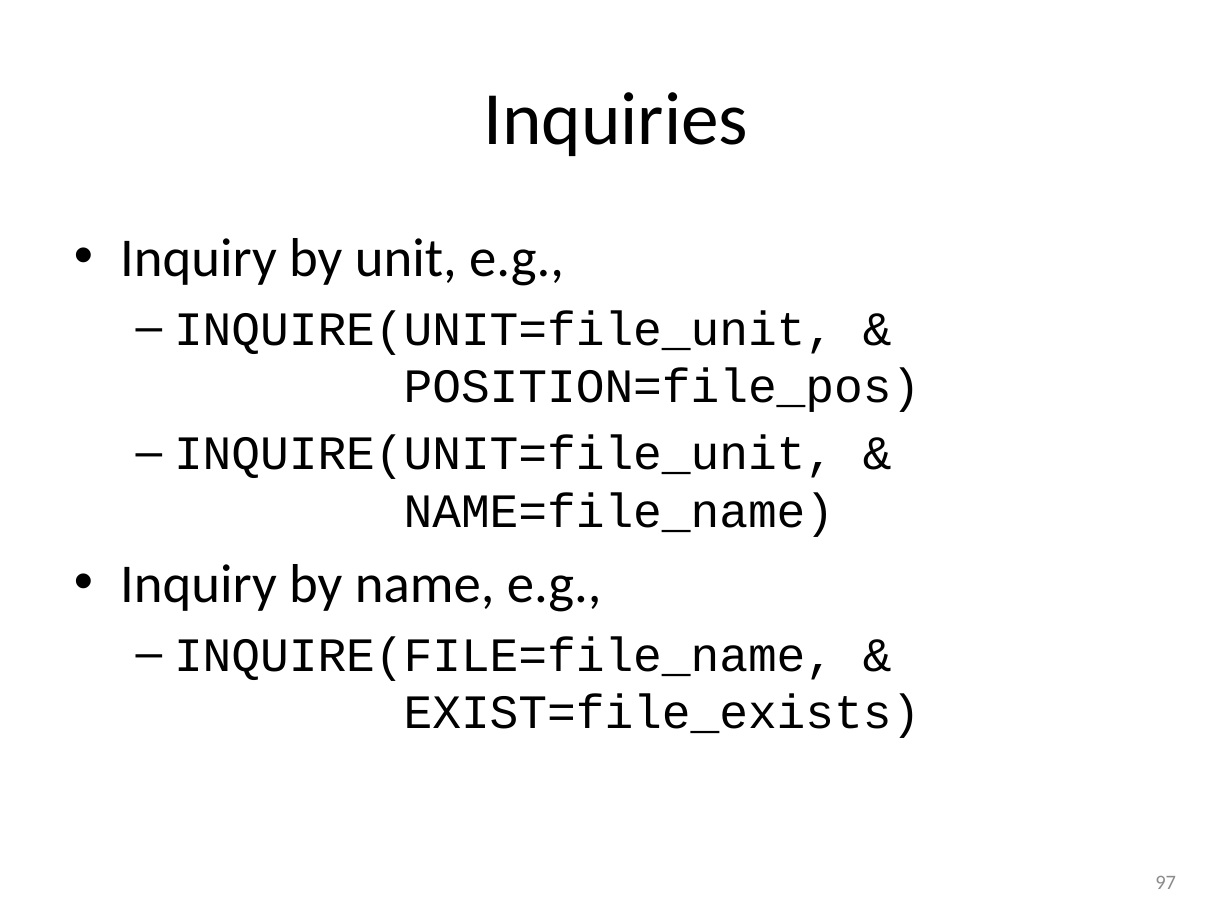
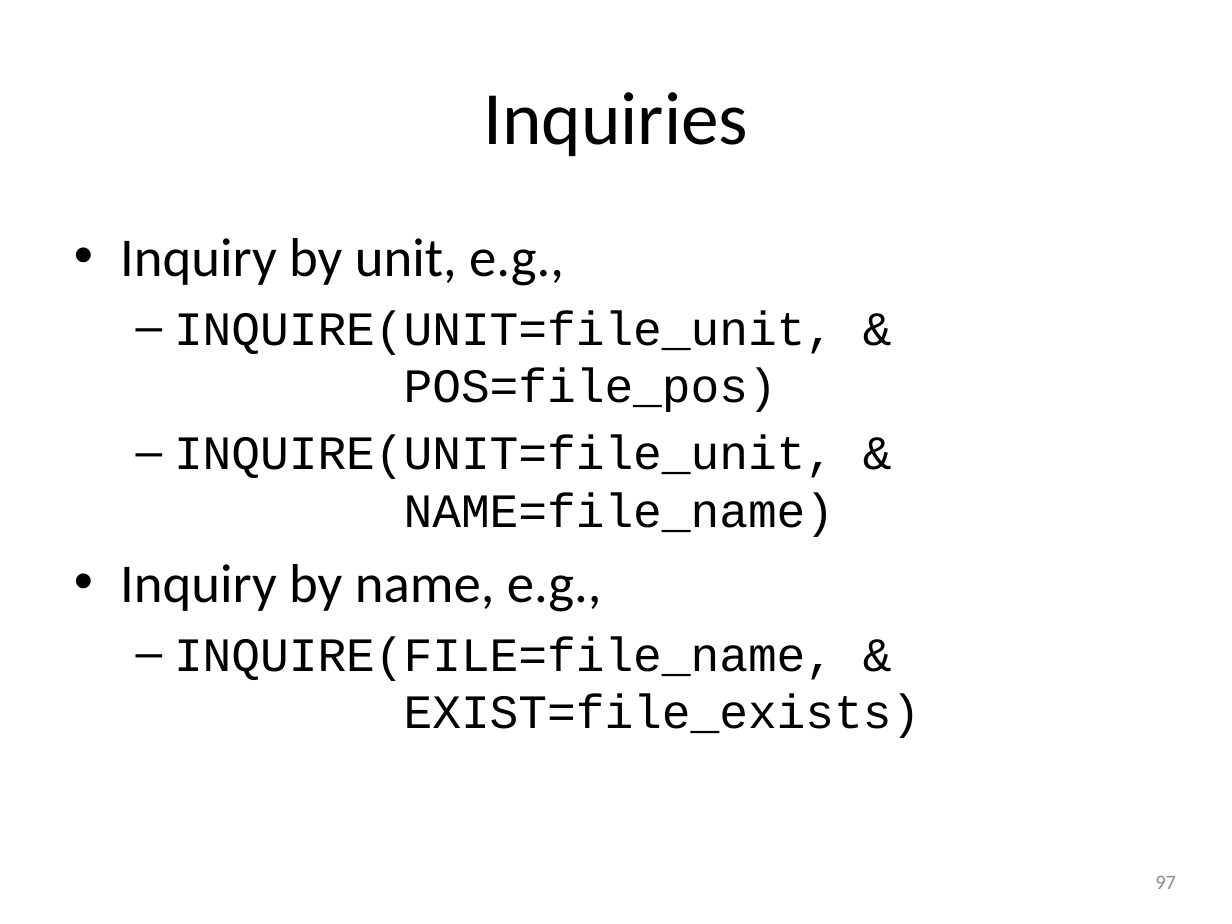
Before and after one commit to gjbex/Fortran-for-programmers, a slide deck: slide 97 of fortran_for_programmers.pptx. Drawn at 1232x924 pixels with LibreOffice and Linux fonts; fonts in the diff are those of the drawing. Boxes give left, top, right and bottom in pixels: in the first picture for what was removed or moved away, otherwise in the second. Text is boxed around its words. In the diff, an @@ line names an element or a change of style, - is before the commit and + after.

Commit message:
Fix typo

```diff
--- a/fortran_for_programmers.pptx
+++ b/fortran_for_programmers.pptx
@@ text at box(174, 310, 834, 412): text changed @@
-  – INQUIRE(UNIT=file_unit, &
-    POSITION=file_pos)
+  – INQUIRE(UNIT=file_unit, &
+    POS=file_pos)
```
